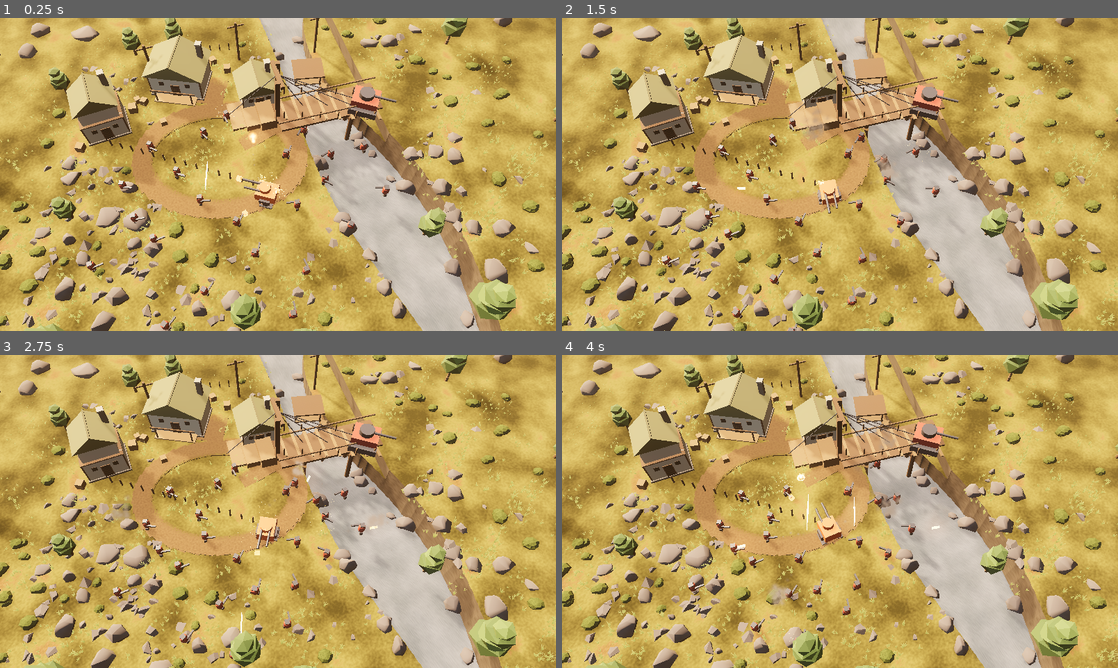
Above: before the commit, frames 1-4 (two rows, left to right).
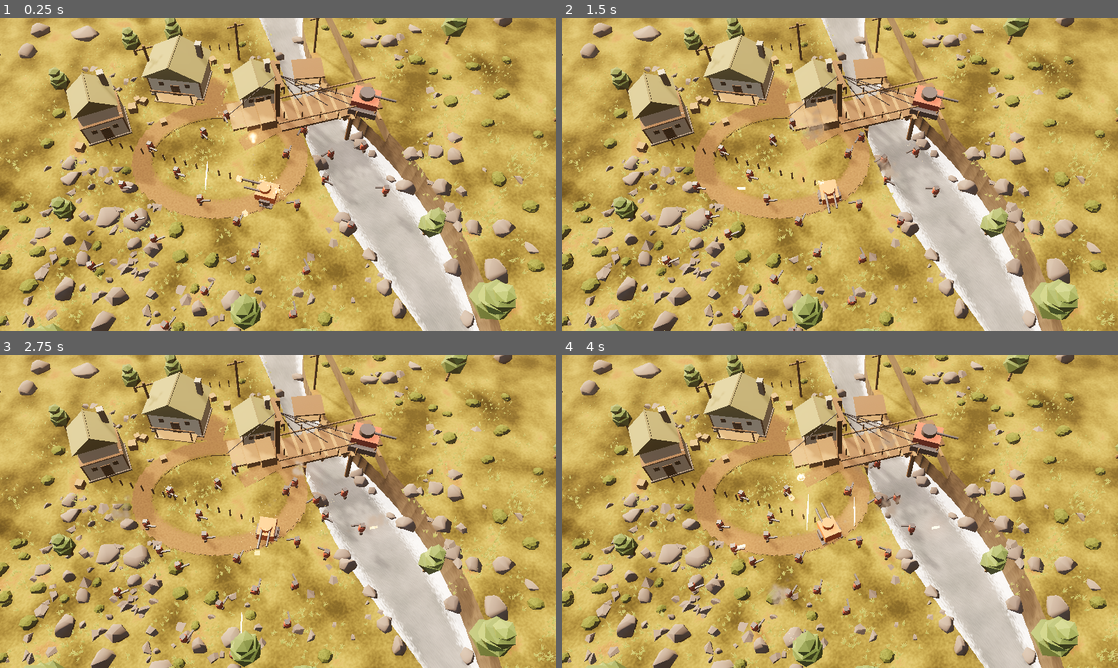
Above: after the commit, the same moments.

Repository: Autinhorse/Survivors
Game: Godot game, scene res://scenes/VisualBenchmark.tscn
The game is run twice, just before and just after one commit, with the same random seed, the same clock (stepped at 60 frames per second) and the same inputs.
Inputs:
- Up to frame 1 (0.25 s): no input
- Up to frame 2 (1.5 s): no input
- Up to frame 3 (2.75 s): no input
- Up to frame 4 (4 s): no input

The runs differ from the first frame. In frame 1, 2.0% of the frame differs, in the area x 46-87%, y 0-100%; in frame 2, 2.0%; in frame 3, 2.0%; in frame 4, 2.0%.

Commit message:
加回岸边浪花：独立一层 + 修正 UV.x 归一化
人工反馈"原来靠近河岸有白色水花，现在没有了"。查下来它一直写着，
但两次都落在看不见的地方，而且是同一类错误 ——
判据用的坐标系和实际可见范围对不上：

1. 泡沫带写成 across ∈ [0.945, 1.05]，而挖槽圆柱半径带 ±10% 抖动，
   窄处实际水面边界在 across≈0.9，整条带子埋进地形
2. 换成带状网格后，UV.x 用整条带子的宽度归一化而非河道宽度，
   河道边界落到 across≈0.36，泡沫带 [0.66,0.92] 又跑进地形

修正 RiverSurface 的 UV.x：用河道宽度 w 归一化，河道边界恰好是 0 和 1，
overhang 落在区间外。

浪花本身也重做：原先只以 0.35 权重参与白沫阈值，压不过阈值。
改为独立一层直接叠加，用噪声打碎内边界（否则是一条平行河岸的干净白带），
并给它自身的翻涌速度。

教训：凡是"某个效果看不见"，先确认判据坐标与可见范围是否对齐，
再去怀疑效果本身 —— 这两次我都差点去改效果。

颜色按人工要求暂不调整。

Co-Authored-By: Claude Opus 5 (1M context) <noreply@anthropic.com>

Diff:
--- a/scenes/VisualBenchmark.tscn
+++ b/scenes/VisualBenchmark.tscn
@@ -183,7 +183,10 @@
 shader_parameter/streak_stretch = 2.5
 shader_parameter/foam_threshold = 0.78
 shader_parameter/foam_softness = 0.075
-shader_parameter/bank_foam = 0.055
+shader_parameter/bank_width = 0.42
+shader_parameter/bank_strength = 1.0
+shader_parameter/bank_break = 0.55
+shader_parameter/bank_churn = 1.6
 shader_parameter/normal_strength = 0.45
 shader_parameter/base_alpha = 0.95
 
--- a/scripts/environment/RiverSurface.gd
+++ b/scripts/environment/RiverSurface.gd
@@ -103,8 +103,12 @@
 		verts.append(r)
 		norms.append(Vector3.UP)
 		norms.append(Vector3.UP)
-		# UV.x 让河道边界恰好落在 0 和 1（overhang 落在区间外）
-		var edge_u := (half - overhang) / (2.0 * half)
+		# UV.x 让**河道边界**恰好落在 0 和 1，overhang 落在区间之外
+		# （UV.x < 0 或 > 1）。
+		# 注意用河道宽度 w 归一化，不是整条带子的宽度 half ——
+		# 用 half 归一化的话河道边界会落在 0.36 附近，
+		# 岸边浪花的判据 across≈1 就跑到地形里去了，表现为"浪花消失"。
+		var edge_u := half / w
 		uvs.append(Vector2(0.5 - edge_u, v_acc))
 		uvs.append(Vector2(0.5 + edge_u, v_acc))
 		uv2.append(Vector2(-half / u_metre_scale, v_acc))
--- a/shaders/water.gdshader
+++ b/shaders/water.gdshader
@@ -30,7 +30,18 @@
 uniform float streak_stretch = 2.5;    // 沿流向拉长的倍数
 uniform float foam_threshold = 0.78;
 uniform float foam_softness = 0.075;
-uniform float bank_foam = 0.055;
+
+// 岸边浪花。
+//
+// 之前这层"消失"了，原因不是没写，而是**落在了看不见的地方**：
+// UV.x 的 0/1 对应河道的名义宽度，而地形挖槽的圆柱半径带 ±10% 抖动，
+// 窄处的实际水面边界在 across≈0.9，泡沫带却从 0.945 才开始 —— 整条埋进了地形。
+// 而且它只以 0.35 的权重参与白沫阈值，本身压不过阈值。
+// 现在改成独立的一层，向内延伸得足够远，并直接叠加而不是参与阈值。
+uniform float bank_width = 0.34;      // 从水边向内延伸多少（UV.x 单位）
+uniform float bank_strength = 0.85;
+uniform float bank_break = 0.55;      // 打碎浪花边缘的噪声强度
+uniform float bank_churn = 1.6;       // 浪花自身的翻涌速度
 uniform float normal_strength = 0.45;
 uniform float base_alpha = 0.95;
 
@@ -43,13 +54,20 @@
 	float fleck = texture(fleck_noise, fuv).r;
 	float swell = texture(wave_noise, suv).r;
 
-	// 岸边：UV.x 的 0 和 1 就是河道边界，宽窄变化时依然精确
+	// 河道内的细白沫
+	float foam = smoothstep(foam_threshold, foam_threshold + foam_softness,
+			fleck + swell * 0.18);
+
+	// 岸边浪花：水撞石头的地方最白。作为**独立的一层**叠加，
+	// 而不是参与上面的阈值 —— 参与阈值的话永远压不过去。
 	float across = abs(UV.x - 0.5) * 2.0;
-	across += (texture(wave_noise, vec2(UV2.x * 0.7, flow * 0.25)).r - 0.5) * 0.45;
-	float edge = smoothstep(1.0 - bank_foam, 1.05, across);
-
-	float foam = smoothstep(foam_threshold, foam_threshold + foam_softness,
-			fleck + swell * 0.18 + edge * 0.35);
+	float churn = texture(fleck_noise,
+			vec2(UV2.x * 1.3, flow * 0.6 - TIME * flow_speed * bank_churn)).r;
+	// 用噪声打碎浪花的内边界，否则是一条平行于河岸的干净白带
+	float bank_edge = across + (churn - 0.5) * bank_break;
+	float bank = smoothstep(1.0 - bank_width, 1.0 - bank_width * 0.25, bank_edge);
+	bank *= bank_strength * (0.55 + 0.45 * churn);
+	foam = clamp(foam + bank, 0.0, 1.0);
 
 	vec3 water = mix(water_dark, water_bright, swell * 0.7 + fleck * 0.3);
 	ALBEDO = mix(water, foam_color, foam);
Binary file changed: docs/reference/m2_visual.png
Not shown, changed: docs/M2_visual_报告.md
Not shown, changed: tools/gen_greybox.py
